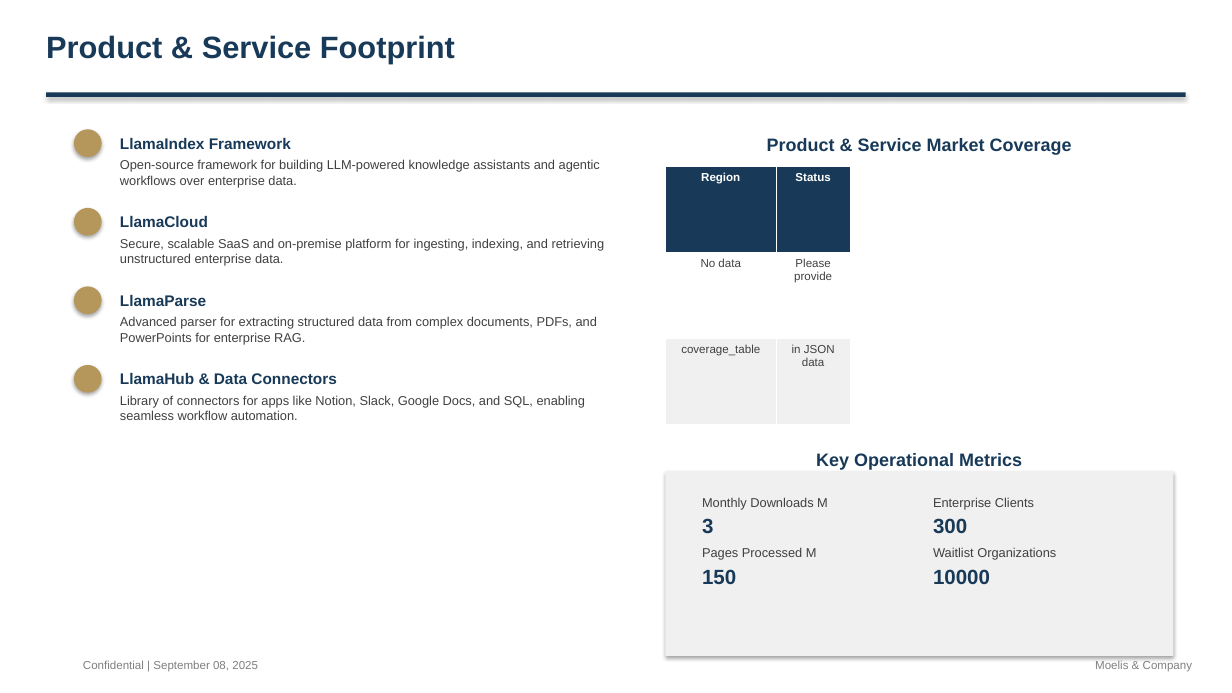
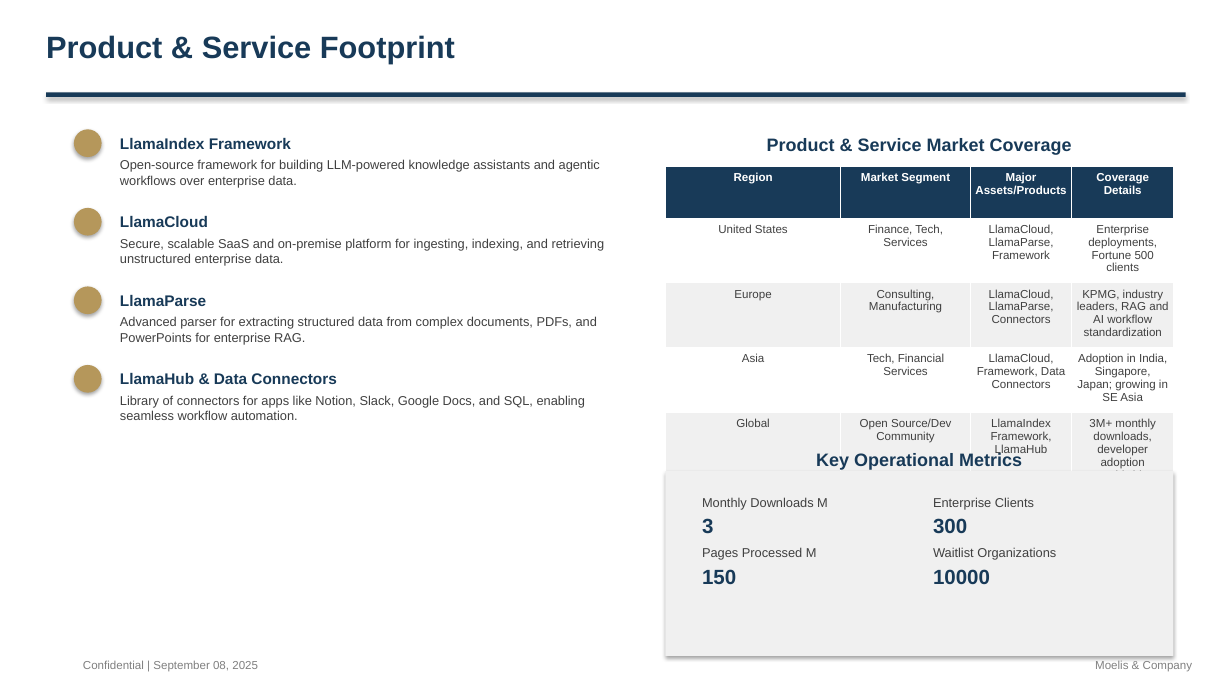
Before and after one commit to alinvb/slide_generator, a slide deck: slide 3 of ai_generated_deck.pptx. Drawn at 1232x693 pixels with LibreOffice and Linux fonts; fonts in the diff are those of the drawing. Boxes give left, top, right and bottom in pixels: in the first picture for what was removed or moved away, otherwise in the second. Text is boxed around its words. In the diff, an @@ line names an element or a change of style, - is before the commit and + after.

Commit message:
fix: Resolve timeline and buyer profiles rendering issues with type safety
- Add isinstance() type checking in slide_templates.py for timeline items
- Support both string and dictionary formats for timeline data
- Fix buyer profiles field mapping in json_data_fixer.py
- Correct field names to match Content IR structure (remove 'concerns', 'fit_score')
- All 15 slides now render without errors
- Timeline section shows proper content instead of being empty
- Buyer profiles display real descriptions instead of 'N/A'
- Generate comprehensive test JSONs with all fixes applied

```diff
--- a/ai_generated_deck.pptx
+++ b/ai_generated_deck.pptx
@@ table at box(665, 166, 1174, 475) @@
-Region | Status
-No data | Please provide
-coverage_table | in JSON data
+Region | Market Segment | Major Assets/Products | Coverage Details
+United States | Finance, Tech, Services | LlamaCloud, LlamaParse, Framework | Enterprise deployments, Fortune 500 clients
+Europe | Consulting, Manufacturing | LlamaCloud, LlamaParse, Connectors | KPMG, industry leaders, RAG and AI workflow standardization
+Asia | Tech, Financial Services | LlamaCloud, Framework, Data Connectors | Adoption in India, Singapore, Japan; growing in SE Asia
+Global | Open Source/Dev Community | LlamaIndex Framework, LlamaHub | 3M+ monthly downloads, developer adoption worldwide
@@ table: place and size @@
-table at box(665, 166, 850, 425)
+table at box(665, 166, 1174, 475)
```
Also in this commit, not shown: 3 other slides changed, 1 slide added, 5 slides removed, 6 other files.
